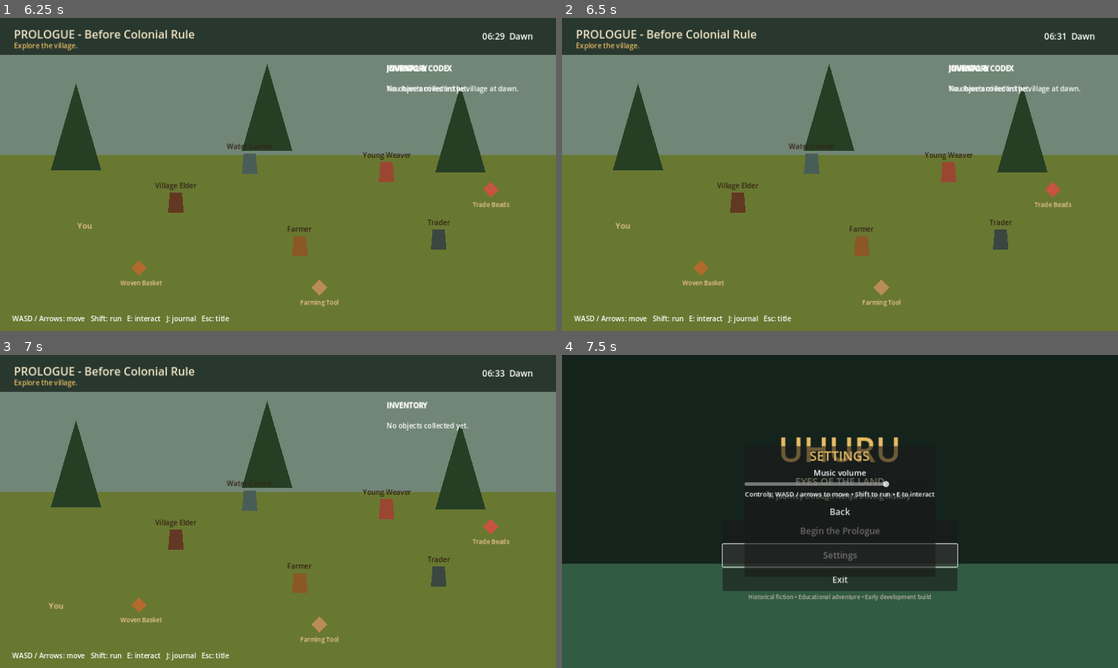
Above: before the commit, frames 1-4 (two rows, left to right).
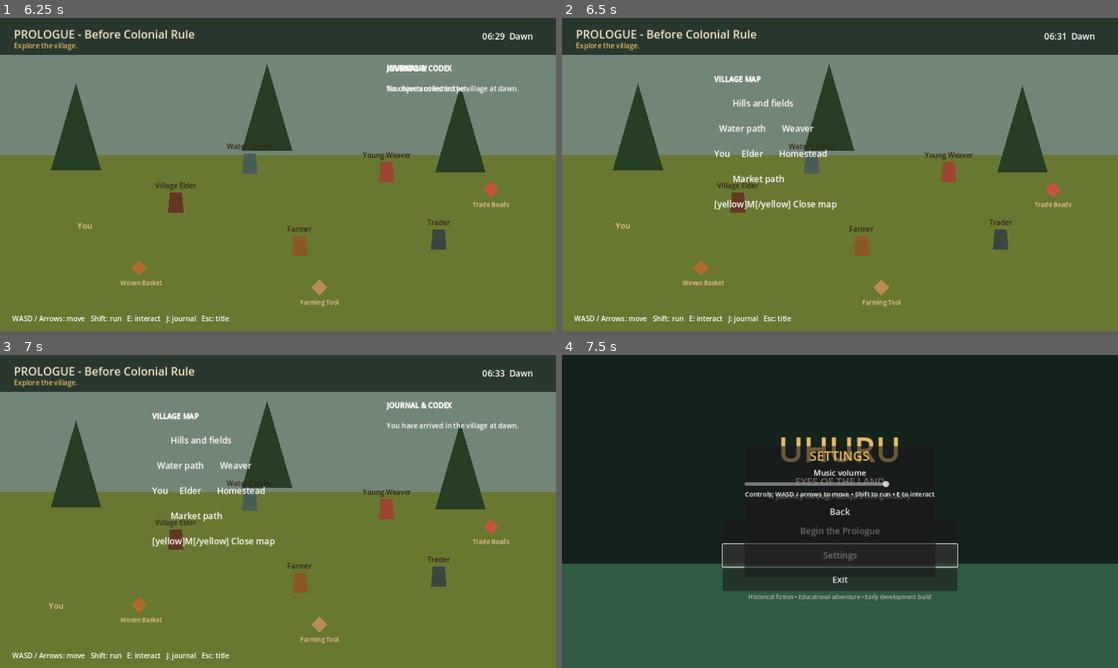
Above: after the commit, the same moments.

Repository: Ivula-Technologies/Uhuru
Game: Godot game, scene res://scenes/world/PrologueVillage.tscn
Same seed, same stepped clock (60 frames per second), same inputs: the game is played once before the commit and once after it. This scene is started directly instead of the project's main scene.
Inputs:
- Up to frame 1 (6.25 s): click "Continue" at 0.5 s; click "Continue" at 1.25 s; hold D (move_right) 2.03-2.78 s; tap J (journal) at 2.1, 3.05, 3.6, 4.55, 5.3, 5.85 s; hold S (move_down) 2.78-3.53 s; tap E (interact) at 2.85 s; tap Enter at 3.5 s; hold D (move_right) 3.53-4.28 s; tap Space at 4.25 s; hold W (move_up) 4.28-5.03 s; tap Q (quest_log) at 4.35 s; hold Shift 5.03-5.78 s; hold A (move_left) from 5.03 s (still down); tap I (inventory) at 5.65 s
- Up to frame 2 (6.5 s): keep holding A (move_left); tap M (map, bound only after the commit) at 6.4 s
- Up to frame 3 (7 s): release A (move_left) at 6.53 s; hold S (move_down) from 6.53 s (still down); tap E (interact) at 6.6 s; tap J (journal) at 6.8 s
- Up to frame 4 (7.5 s): tap Escape at 7.15 s; release S (move_down) at 7.25 s; click "Settings" at 7.25 s

Frame 1 is identical in both runs. In frame 2, 1.7% of the frame differs, in the area x 27-94%, y 14-62%; in frame 3, 1.6%; in frame 4, nothing differs.

Commit message:
Advance Phase 1 gameplay and Chapter 1 foundation

Diff:
--- /dev/null
+++ b/data/chapters.json
@@ -0,0 +1,6 @@
+{
+  "chapters": {
+    "prologue": {"title": "Before Colonial Rule", "scene": "res://scenes/world/PrologueVillage.tscn", "required_quests": []},
+    "chapter_1": {"title": "The Arrival of Europeans", "scene": "res://scenes/world/ChapterOneSettlement.tscn", "required_quests": ["prologue_speak_to_elder", "prologue_meet_the_village", "prologue_collect_memories"]}
+  }
+}
--- a/data/npcs/prologue.json
+++ b/data/npcs/prologue.json
@@ -8,7 +8,7 @@
       "quest_id": "prologue_speak_to_elder",
       "dialogue": {
         "text": "Our land remembers the hands that farm it, the paths traders walk, and the families who care for one another. Before strangers arrive, listen closely to what already lives here.",
-        "choices": [{"id": "ask_about_land", "text": "Tell me about our land."}, {"id": "listen", "text": "I will listen."}]
+        "choices": [{"id": "ask_about_land", "text": "Tell me about our land.", "relationship_delta": 1, "response": "The land is not only soil. It holds work, memory, and responsibility. We care for it together."}, {"id": "listen", "text": "I will listen.", "relationship_delta": 1, "response": "Then begin with the people around you. Every task you see is part of a larger story."}]
       }
     },
     {
--- a/project.godot
+++ b/project.godot
@@ -10,6 +10,8 @@
 QuestManager="*res://scripts/quests/quest_manager.gd"
 InventoryManager="*res://scripts/inventory/inventory_manager.gd"
 TimeOfDay="*res://scripts/systems/time_of_day.gd"
+AudioManager="*res://scripts/systems/audio_manager.gd"
+ChapterManager="*res://scripts/systems/chapter_manager.gd"
 
 [display]
 window/size/viewport_width=1280
@@ -49,6 +51,14 @@
 "deadzone": 0.5,
 "events": [Object(InputEventKey,"physical_keycode":73)]
 }
+map={
+"deadzone": 0.5,
+"events": [Object(InputEventKey,"physical_keycode":77)]
+}
+manual_save={
+"deadzone": 0.5,
+"events": [Object(InputEventKey,"physical_keycode":4194324)]
+}
 
 [rendering]
 renderer/rendering_method="gl_compatibility"
--- /dev/null
+++ b/scenes/world/ChapterOneSettlement.tscn
@@ -0,0 +1,6 @@
+[gd_scene load_steps=2 format=3]
+
+[ext_resource type="Script" path="res://scripts/world/chapter_one_settlement.gd" id="1"]
+
+[node name="ChapterOneSettlement" type="Node2D"]
+script = ExtResource("1")
--- a/scripts/save/save_game.gd
+++ b/scripts/save/save_game.gd
@@ -15,6 +15,7 @@
 		"journal": ["You have arrived in the village at dawn."],
 		"completed_quests": [],
 		"choices": {},
+		"relationships": {},
 		"visited_npcs": [],
 		"seen_cutscenes": [],
 		"inventory": [],
@@ -59,6 +60,15 @@
 	data["choices"] = choices
 	save_game()
 
+func adjust_relationship(character_id: String, amount: int) -> void:
+	var relationships: Dictionary = data.get("relationships", {})
+	relationships[character_id] = int(relationships.get(character_id, 0)) + amount
+	data["relationships"] = relationships
+	save_game()
+
+func get_relationship(character_id: String) -> int:
+	return int(data.get("relationships", {}).get(character_id, 0))
+
 func mark_npc_visited(npc_id: String) -> void:
 	var visited: Array = data.get("visited_npcs", [])
 	if not visited.has(npc_id):
--- /dev/null
+++ b/scripts/systems/audio_manager.gd
@@ -0,0 +1,9 @@
+extends Node
+
+func _ready() -> void:
+	set_music_volume(float(SaveGame.data.get("settings", {}).get("music_volume", 75.0)))
+
+func set_music_volume(percent: float) -> void:
+	var bus_index := AudioServer.get_bus_index("Master")
+	AudioServer.set_bus_volume_db(bus_index, linear_to_db(maxf(percent / 100.0, 0.001)))
+	AudioServer.set_bus_mute(bus_index, percent <= 0.0)
--- /dev/null
+++ b/scripts/systems/chapter_manager.gd
@@ -0,0 +1,27 @@
+extends Node
+
+const CHAPTER_DATA_PATH := "res://data/chapters.json"
+var chapters: Dictionary = {}
+
+func _ready() -> void:
+	var file := FileAccess.open(CHAPTER_DATA_PATH, FileAccess.READ)
+	if file:
+		var parsed = JSON.parse_string(file.get_as_text())
+		if parsed is Dictionary:
+			chapters = parsed.get("chapters", {})
+
+func is_unlocked(chapter_id: String) -> bool:
+	var chapter: Dictionary = chapters.get(chapter_id, {})
+	for quest_id in chapter.get("required_quests", []):
+		if not SaveGame.has_completed_quest(quest_id):
+			return false
+	return not chapter.is_empty()
+
+func enter_chapter(chapter_id: String) -> bool:
+	if not is_unlocked(chapter_id):
+		return false
+	var chapter: Dictionary = chapters[chapter_id]
+	SaveGame.data["chapter"] = chapter_id
+	SaveGame.save_game()
+	get_tree().change_scene_to_file(chapter.get("scene", ""))
+	return true
--- a/scripts/ui/dialogue_panel.gd
+++ b/scripts/ui/dialogue_panel.gd
@@ -2,7 +2,7 @@
 extends CanvasLayer
 
 signal dialogue_finished
-signal choice_selected(choice_id: String)
+signal choice_selected(choice: Dictionary)
 
 var speaker_label: Label
 var body_label: RichTextLabel
@@ -59,7 +59,8 @@
 	for index in choices.size():
 		var choice: Dictionary = choices[index]
 		var choice_id: String = choice.get("id", "choice_" + str(index))
-		_add_choice(choice.get("text", "Continue"), _select_choice.bind(choice_id))
+		choice["id"] = choice_id
+		_add_choice(choice.get("text", "Continue"), _select_choice.bind(choice))
 
 func _add_choice(text_value: String, callback: Callable) -> void:
 	var button := Button.new()
@@ -72,6 +73,13 @@
 	panel.visible = false
 	dialogue_finished.emit()
 
-func _select_choice(choice_id: String) -> void:
-	choice_selected.emit(choice_id)
-	_finish()
+func _select_choice(choice: Dictionary) -> void:
+	choice_selected.emit(choice)
+	var response: String = choice.get("response", "")
+	if response.is_empty():
+		_finish()
+		return
+	body_label.text = response
+	for child in choice_box.get_children():
+		child.queue_free()
+	_add_choice("Continue", _finish)
--- a/scripts/ui/title_screen.gd
+++ b/scripts/ui/title_screen.gd
@@ -61,7 +61,7 @@
 	var volume := HSlider.new()
 	volume.max_value = 100
 	volume.value = SaveGame.data.settings.music_volume
-	volume.value_changed.connect(func(value): SaveGame.data.settings.music_volume = value; SaveGame.save_game())
+	volume.value_changed.connect(func(value): SaveGame.data.settings.music_volume = value; AudioManager.set_music_volume(value); SaveGame.save_game())
 	box.add_child(volume)
 	_add_label(box, "Controls: WASD / arrows to move • Shift to run • E to interact", 15, Color.WHITE)
 	_add_button(box, "Back", func(): settings_panel.queue_free(); settings_panel = null)
--- /dev/null
+++ b/scripts/world/chapter_one_settlement.gd
@@ -0,0 +1,21 @@
+extends Node2D
+
+func _ready() -> void:
+	var background := ColorRect.new()
+	background.color = Color("6e9eb2")
+	background.position = Vector2(-100, -100)
+	background.size = Vector2(1480, 900)
+	add_child(background)
+	var title := Label.new()
+	title.text = "CHAPTER 1 - The Arrival of Europeans\n\nFoundation scene: settlement, NPCs, and historically reviewed quests will be added here."
+	title.position = Vector2(150, 220)
+	title.size = Vector2(980, 220)
+	title.horizontal_alignment = HORIZONTAL_ALIGNMENT_CENTER
+	title.autowrap_mode = TextServer.AUTOWRAP_WORD_SMART
+	title.add_theme_font_size_override("font_size", 28)
+	add_child(title)
+	var back := Button.new()
+	back.text = "Return to Prologue"
+	back.position = Vector2(520, 480)
+	back.pressed.connect(func(): get_tree().change_scene_to_file("res://scenes/world/PrologueVillage.tscn"))
+	add_child(back)
--- a/scripts/world/prologue_village.gd
+++ b/scripts/world/prologue_village.gd
@@ -7,8 +7,10 @@
 var journal_panel: RichTextLabel
 var quest_panel: RichTextLabel
 var inventory_panel: RichTextLabel
+var map_panel: RichTextLabel
 var prompt: Label
 var clock_label: Label
+var save_status: Label
 var world_tint: CanvasModulate
 var dialogue: DialoguePanel
 var dialogue_open := false
@@ -137,6 +139,10 @@
 	clock_label.position = Vector2(1110, 28)
 	clock_label.add_theme_font_size_override("font_size", 20)
 	layer.add_child(clock_label)
+	save_status = Label.new()
+	save_status.position = Vector2(1040, 680)
+	save_status.add_theme_color_override("font_color", Color("e7bb63"))
+	layer.add_child(save_status)
 	journal_panel = RichTextLabel.new()
 	journal_panel.bbcode_enabled = true
 	journal_panel.position = Vector2(890, 105)
@@ -158,6 +164,14 @@
 	inventory_panel.visible = false
 	inventory_panel.add_theme_font_size_override("normal_font_size", 16)
 	layer.add_child(inventory_panel)
+	map_panel = RichTextLabel.new()
+	map_panel.bbcode_enabled = true
+	map_panel.position = Vector2(350, 130)
+	map_panel.size = Vector2(580, 360)
+	map_panel.visible = false
+	map_panel.add_theme_font_size_override("normal_font_size", 20)
+	map_panel.text = "[b]VILLAGE MAP[/b]\n\n        Hills and fields\n\n  Water path       Weaver\n\nYou     Elder       Homestead\n\n        Market path\n\n[yellow]M[/yellow] Close map"
+	layer.add_child(map_panel)
 	_refresh_journal()
 	_refresh_quest_log()
 	_refresh_inventory()
@@ -197,6 +211,14 @@
 		inventory_panel.visible = not inventory_panel.visible
 		journal_panel.visible = false
 		quest_panel.visible = false
+	if Input.is_action_just_pressed("map"):
+		map_panel.visible = not map_panel.visible
+		journal_panel.visible = false
+		quest_panel.visible = false
+		inventory_panel.visible = false
+	if Input.is_key_pressed(KEY_F5):
+		SaveGame.save_game()
+		save_status.text = "Progress saved"
 	if Input.is_key_pressed(KEY_ESCAPE) and not dialogue_open:
 		get_tree().change_scene_to_file("res://scenes/menus/TitleScreen.tscn")
 
@@ -219,7 +241,10 @@
 	player.movement_enabled = false
 	speaking_npc_id = npc.npc_id
 	var line: Dictionary = npc.profile.get("dialogue", {})
-	dialogue.show_line(npc.profile.get("display_name", "Villager"), line.get("text", ""), line.get("choices", []), Color(npc.profile.get("color", "684838")))
+	var text_value: String = line.get("text", "")
+	if SaveGame.get_relationship(npc.npc_id) > 0:
+		text_value += "\n\nYou have listened with care before. The villager remembers."
+	dialogue.show_line(npc.profile.get("display_name", "Villager"), text_value, line.get("choices", []), Color(npc.profile.get("color", "684838")))
 	var quest_id: String = npc.profile.get("quest_id", "")
 	QuestManager.evaluate_npc_visit(npc.npc_id)
 	if not quest_id.is_empty():
@@ -242,9 +267,10 @@
 	_refresh_quest_log()
 	journal_panel.visible = true
 
-func _on_dialogue_choice_selected(choice_id: String) -> void:
+func _on_dialogue_choice_selected(choice: Dictionary) -> void:
 	if not speaking_npc_id.is_empty():
-		SaveGame.record_choice(speaking_npc_id, choice_id)
+		SaveGame.record_choice(speaking_npc_id, choice.get("id", ""))
+		SaveGame.adjust_relationship(speaking_npc_id, int(choice.get("relationship_delta", 0)))
 	speaking_npc_id = ""
 
 func _on_intro_cutscene_finished() -> void:
Not shown, changed: README.md
Not shown, changed: docs/PROLOGUE_VERTICAL_SLICE.md
Not shown, changed: tests/validate_content.py
